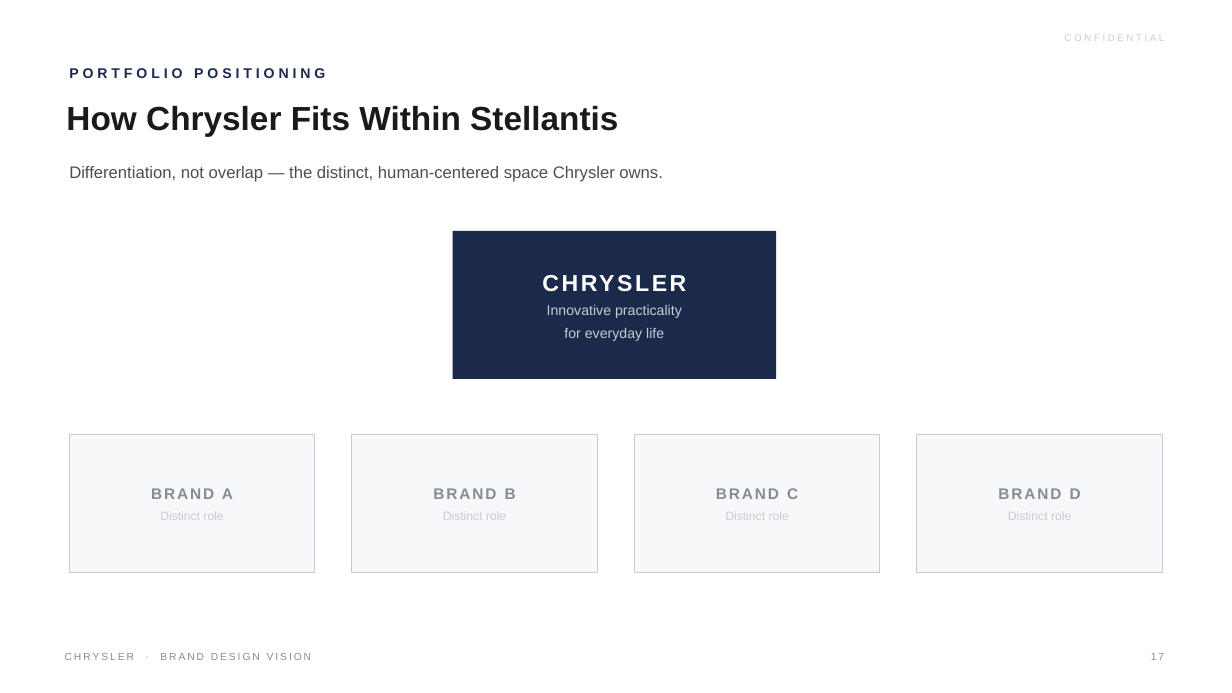
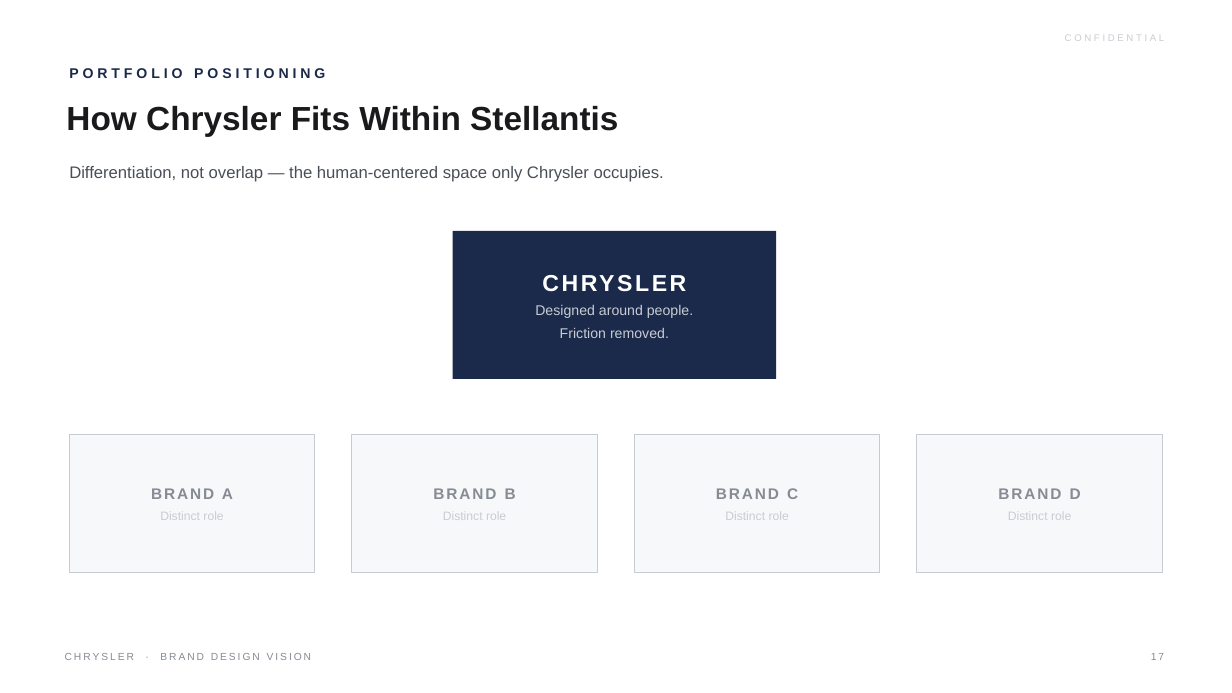
Before and after one commit to LG-Succe55/CLAUDE, a slide deck: slide 17 of Chrysler_Brand_Design_Vision.pptx. Drawn at 1232x693 pixels with LibreOffice and Linux fonts; fonts in the diff are those of the drawing. Boxes give left, top, right and bottom in pixels: in the first picture for what was removed or moved away, otherwise in the second. Text is boxed around its words. In the diff, an @@ line names an element or a change of style, - is before the commit and + after.

```diff
--- a/Chrysler_Brand_Design_Vision.pptx
+++ b/Chrysler_Brand_Design_Vision.pptx
@@ text at [69, 166, 664, 182]: text changed @@
-Differentiation, not overlap — the distinct, human-centered space Chrysler owns.
+Differentiation, not overlap — the human-centered space only Chrysler occupies.
@@ text at [535, 305, 693, 338]: text changed @@
-Innovative practicality
-for everyday life
+Designed around people.
+Friction removed.
```
Also in this commit, not shown: 16 other slides changed, 1 other file.
